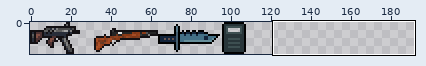
A sprite sheet gets an edit: src/assets/images/weapons.png. The first picture is a wide view before the edit; the outline marks the close-up.
Close-up. First the earlier version:
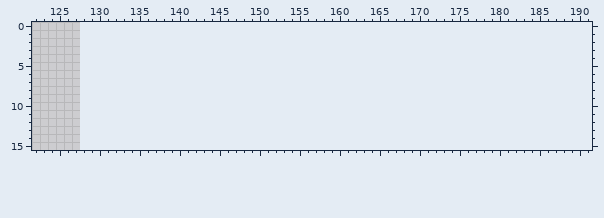
The file is 128x16 pixels. Colours within 5 levels of each other are drawn and written as one. Shown: x 122..191, y 0..15. The old version is drawn lined up with the new one, on the new canvas.
The same view after the edit:
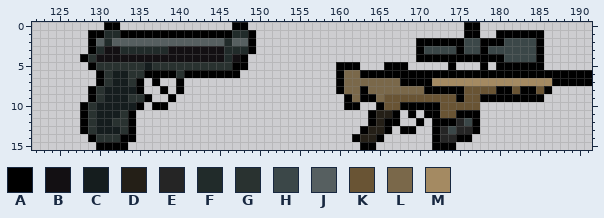
Palette (. is transparent): A #000000  B #131013  C #151d1e  D #241f17  E #252525  F #212b2a  G #293230  H #3b4748  J #565f60  K #695434  L #7a684a  M #a48a62
The exact change:
canvas 128x16 -> 192x16
@@ x 122..191 @@
- 0 ......................................................................
- 1 ......................................................................
- 2 ......................................................................
- 3 ......................................................................
- 4 ......................................................................
- 5 ......................................................................
- 6 ......................................................................
- 7 ......................................................................
- 8 ......................................................................
- 9 ......................................................................
-10 ......................................................................
-11 ......................................................................
-12 ......................................................................
-13 ......................................................................
-14 ......................................................................
-15 ......................................................................
+ 0 .........AA..............AA...........................AA..............
+ 1 .......AAFFAAAAAAAAAAAAAAFFA..........................AA..AAAAAA......
+ 2 .......AJFJJJJJJJJJJJJJJFJJA....................AAAAAAHHAAAHHHHA......
+ 3 .......AFBBFFFFFFBBBBBBBFFFA....................AHHHHAHHAHHHHHHA......
+ 4 ......AGBBBBBBBBBBBBBBBBFBA.....................AAAAAAAAAAAHHHHA......
+ 5 .......AGGGGGGCGGGGGGGGGGAA...........AAA...AAA.....A...A.AAAAAA......
+ 6 ........AGCCGGAAAAGAAAAAAA............ALLAAAAAAAAAAAAAAAAAAAAAAAAAAAAA
+ 7 ........AGCCGA.A..A...................ALLLLLLLAAAAMMMMMMMMMMMMMMMAAAAA
+ 8 .......AGCCCCA..A.A...................ALLALLLLLLLAAAAAKKKKAAKAAKA.....
+ 9 .......AGCCCGGA..A.....................ALAALKKKKKKKKKAKKAAAAAAAA......
+10 ......AGCCCCCA.AA......................AA..AKKAAAAAKKKKK..............
+11 ......AGCCCGA.............................ADDA.A.AAKKAAA..............
+12 ......AGCCGGA.............................ADAA..A.AAAEHA..............
+13 ......AGCCCGA............................ADDA.AA..AEHEEA..............
+14 .......AGGGAA...........................ADDA......AEEAA...............
+15 ........AAAA.............................AA.......AAA.................
Changed places in both close-ups, as pixel boxes (x1, y1, x2, y2):
added: (80, 22, 256, 150)
added: (336, 22, 592, 150)
